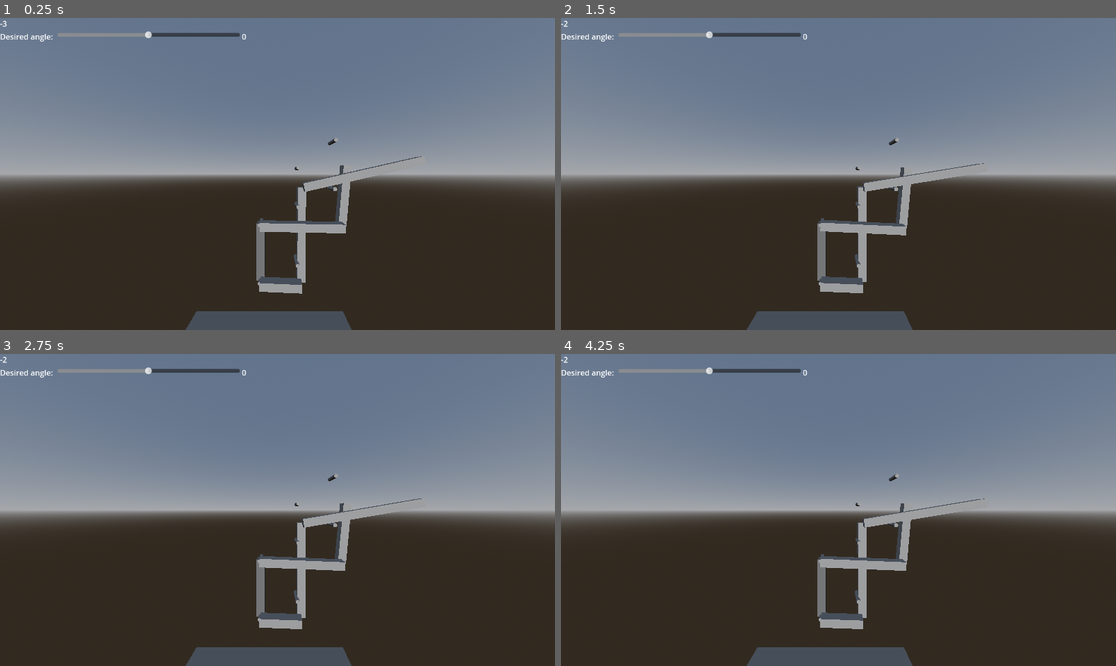
Above: before the commit, frames 1-4 (two rows, left to right).
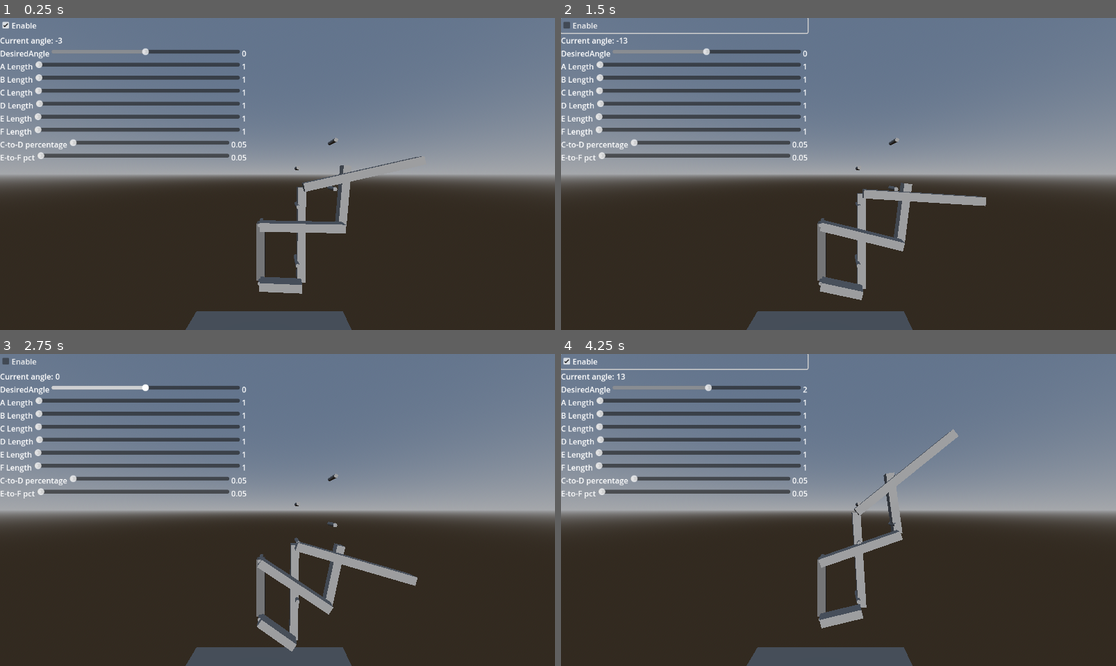
Above: after the commit, the same moments.

Repository: cxw42/godot-wings-demo
Game: Godot game, scene res://top_node.tscn
The game is run twice, just before and just after one commit, with the same random seed, the same clock (stepped at 60 frames per second) and the same inputs. The engine's default icon, where the game draws it, is replaced by a stand-in: a white triangle on a blue panel in a dark square.
Inputs (mouse positions are in pixels of both pictures, inside the frame that each line leads up to):
- Up to frame 1 (0.25 s): no input
- Up to frame 2 (1.5 s): click (683, 24) at 0.5 s, where only the run after the commit has a clickable "Enable"; tap Enter (ui_accept) at 1.25, 1.35 s; hold Right (ui_right) from 1.28 s (still down)
- Up to frame 3 (2.75 s): tap Enter (ui_accept) at 1.52, 1.82, 2.1, 2.27, 2.57 s; release Right (ui_right) at 2.03 s; hold Down (ui_down) from 2.03 s (still down)
- Up to frame 4 (4.25 s): release Down (ui_down) at 2.78 s; hold Right (ui_right) 2.78-3.53 s; tap Enter (ui_accept) at 2.85, 3.6, 3.77, 4.07 s; hold Up (ui_up) from 3.53 s (still down)

The runs differ from the first frame. In frame 1, 5.5% of the frame differs, in the area x 0-45%, y 0-47%; in frame 2, 7.8%; in frame 3, 8.9%, in the area x 0-76%, y 0-96%; in frame 4, 8.3%.

Commit message:
Add UI for interactive controls [WIP]

Diff:
--- /dev/null
+++ b/h_slider_label.gd
@@ -0,0 +1,22 @@
+extends HBoxContainer
+
+@onready var label: Label = $Label
+@onready var value_readout: Label = $ValueReadout
+@onready var slider: HSlider = $Slider
+
+@export_range(-1000,1000) var minimum
+@export_range(-1000,1000) var maximum
+
+@export var format_string: String = "%.f"
+
+signal value_changed(value: float)
+
+func _ready():
+    label.text = name
+    slider.min_value = minimum
+    slider.max_value = maximum
+    slider.step = (maximum-minimum)/100.0
+
+func _on_slider_value_changed(value: float) -> void:
+    value_changed.emit(value)
+    value_readout.text = format_string % value
--- /dev/null
+++ b/h_slider_label.tscn
@@ -0,0 +1,22 @@
+[gd_scene load_steps=2 format=3 uid="uid://b5x4ronrhv2tt"]
+
+[ext_resource type="Script" uid="uid://cr8kipclofwl6" path="res://h_slider_label.gd" id="1_lnv40"]
+
+[node name="HSliderLabel" type="HBoxContainer"]
+script = ExtResource("1_lnv40")
+
+[node name="Label" type="Label" parent="."]
+layout_mode = 2
+text = "Desired angle: "
+
+[node name="Slider" type="HSlider" parent="."]
+layout_mode = 2
+size_flags_horizontal = 3
+min_value = -90.0
+max_value = 90.0
+
+[node name="ValueReadout" type="Label" parent="."]
+layout_mode = 2
+text = "0"
+
+[connection signal="value_changed" from="Slider" to="." method="_on_slider_value_changed"]
--- a/top_node.tscn
+++ b/top_node.tscn
@@ -1,21 +1,135 @@
-[gd_scene load_steps=33 format=3 uid="uid://dv0180t8hngpc"]
-
-[ext_resource type="Texture2D" uid="uid://b17wt83q0xefi" path="res://icon.svg" id="1_o6vgj"]
+[gd_scene load_steps=28 format=3 uid="uid://dv0180t8hngpc"]
+
+[ext_resource type="PackedScene" uid="uid://b5x4ronrhv2tt" path="res://h_slider_label.tscn" id="2_fifn5"]
 
 [sub_resource type="GDScript" id="GDScript_fifn5"]
 resource_name = "top_node.gd"
 script/source = "extends Node3D
-@onready var b: RigidBody3D = $B
-@onready var target_angle_readout: Label = $HUD/Control/VBoxContainer/HBoxContainer/TargetAngleReadout
+@onready var b_beam: RigidBody3D = $B
+@onready var a_beam: StaticBody3D = $\"Base (A)\"
+@onready var c_beam: RigidBody3D = $C
+@onready var d_beam: RigidBody3D = $D
+@onready var e_beam: RigidBody3D = $E
+@onready var f_beam: RigidBody3D = $F
+@onready var a_to_b: HingeJoint3D = $\"A to B\"
+@onready var c_to_d: HingeJoint3D = $\"C to D\"
+@onready var b_to_d: HingeJoint3D = $\"B to D\"
+@onready var a_to_c: HingeJoint3D = $\"A to C\"
+@onready var c_to_e: HingeJoint3D = $\"C to E\"
+@onready var d_to_f: HingeJoint3D = $\"D to F\"
+@onready var e_to_f: HingeJoint3D = $\"E to F\"
+
+# Lengths of the beams (inches)
+var a: float
+var b: float
+var c: float
+var d: float
+var e: float
+var f: float
+
+# How far along the beams the mid-beam joints are
+var along_c_pct: float ## c->d pctage of the way along C, 0..1
+var along_f_pct: float ## e->f pctage of the way along F, 0..1
+
+## Resize a beam having a CSGMesh3D child and a CollisionShape3D child,
+## in that order.
+func resize_beam_(beam: Node3D, length_m: float):
+    if not beam:
+        return
+
+    var mesh := beam.get_child(0) as CSGMesh3D
+    var box := mesh.mesh as BoxMesh
+    box.size.y = length_m
+
+    var collision := beam.get_child(1) as CollisionShape3D
+    var shape := collision.shape as BoxShape3D
+    shape.size.y = length_m
+
+## inches to meters.  The GUI is in inches.
+func i2m(inches: float):
+    return inches/39.37
+
+func rebuild_():
+    if not is_inside_tree() or not a_to_b:
+        return
+
+    var a_m = i2m(a)
+    var b_m = i2m(b)
+    var c_m = i2m(c)
+    var d_m = i2m(d)
+    var e_m = i2m(e)
+    var f_m = i2m(f)
+
+    # Resize
+    resize_beam_(a_beam, a_m)
+    resize_beam_(b_beam, b_m)
+    resize_beam_(c_beam, c_m)
+    resize_beam_(d_beam, d_m)
+    resize_beam_(e_beam, e_m)
+    resize_beam_(f_beam, f_m)
+
+    # Reposition the end-of-beam joints, starting from the base (A).
+    # Each beam's Y axis extends along the beam, away from A.
+    a_to_b.global_position = a_beam.global_position - a_beam.global_basis.y * Vector3(0,a_m/2,0)
+    a_to_c.global_position = a_beam.global_position + a_beam.global_basis.y * Vector3(0,a_m/2,0)
+    b_to_d.global_position = a_to_b.global_position + b_beam.global_basis.y * Vector3(0,b_m,0)
+    c_to_e.global_position = c_beam.global_position + c_beam.global_basis.y * Vector3(0,c_m,0)
+    d_to_f.global_position = d_beam.global_position + d_beam.global_basis.y * Vector3(0,d_m,0)
+
+    # Central ones
+    c_to_d.global_position = c_beam.global_position + c_beam.global_basis.y * Vector3(0,c_m*along_c_pct,0)
+    e_to_f.global_position = f_beam.global_position + f_beam.global_basis.y * Vector3(0,f_m*along_f_pct,0)
 
 func _unhandled_input(event: InputEvent) -> void:
     if event.is_action_pressed(\"ui_cancel\"):
         get_tree().quit()
 
-
-func _on_desired_angle_changed(value: float) -> void:
-    b.desired_angle = value
-    target_angle_readout.text = \"%.f\" % value
+func _on_desired_angle_value_changed(value: float) -> void:
+    b_beam.desired_angle = value
+
+
+func _on_a_length_value_changed(value: float) -> void:
+    a = value
+    rebuild_()
+
+
+func _on_b_length_value_changed(value: float) -> void:
+    b = value
+    rebuild_()
+
+
+func _on_c_length_value_changed(value: float) -> void:
+    c = value
+    rebuild_()
+
+
+func _on_d_length_value_changed(value: float) -> void:
+    d = value
+    rebuild_()
+
+
+func _on_e_length_value_changed(value: float) -> void:
+    e = value
+    rebuild_()
+
+
+func _on_f_length_value_changed(value: float) -> void:
+    f = value
+    rebuild_()
+
+
+func _on_cto_d_percentage_value_changed(value: float) -> void:
+    along_c_pct = value
+    rebuild_()
+
+
+func _on_eto_f_pct_value_changed(value: float) -> void:
+    along_f_pct = value
+    rebuild_()
+
+
+func _on_check_box_toggled(toggled_on: bool) -> void:
+    b_beam.enabled = toggled_on
 "
 
 [sub_resource type="StandardMaterial3D" id="StandardMaterial3D_o6vgj"]
@@ -30,50 +144,16 @@
 [sub_resource type="BoxMesh" id="BoxMesh_o6vgj"]
 size = Vector3(40, 1, 40)
 
-[sub_resource type="GDScript" id="GDScript_o6vgj"]
-resource_name = "character_body_3d.gd"
-script/source = "extends CharacterBody3D
-
-
-const SPEED = 5.0
-const JUMP_VELOCITY = 4.5
-
-
-func _physics_process(delta: float) -> void:
-    # Add the gravity.
-    if not is_on_floor():
-        velocity += get_gravity() * delta
-
-    # Handle jump.
-    if Input.is_action_just_pressed(\"ui_accept\") and is_on_floor():
-        velocity.y = JUMP_VELOCITY
-
-    # Get the input direction and handle the movement/deceleration.
-    # As good practice, you should replace UI actions with custom gameplay actions.
-    var input_dir := Input.get_vector(\"ui_left\", \"ui_right\", \"ui_up\", \"ui_down\")
-    var direction := (transform.basis * Vector3(input_dir.x, 0, input_dir.y)).normalized()
-    if direction:
-        velocity.x = direction.x * SPEED
-        velocity.z = direction.z * SPEED
-    else:
-        velocity.x = move_toward(velocity.x, 0, SPEED)
-        velocity.z = move_toward(velocity.z, 0, SPEED)
-
-    move_and_slide()
-"
-
-[sub_resource type="CapsuleShape3D" id="CapsuleShape3D_fifn5"]
-
 [sub_resource type="PhysicsMaterial" id="PhysicsMaterial_o6vgj"]
+
+[sub_resource type="BoxMesh" id="BoxMesh_oc6vn"]
+size = Vector3(1, 7, 1)
+
+[sub_resource type="StandardMaterial3D" id="StandardMaterial3D_afxlr"]
+albedo_color = Color(0.419813, 0.419813, 0.419813, 1)
 
 [sub_resource type="BoxShape3D" id="BoxShape3D_fifn5"]
 size = Vector3(1, 7, 1)
-
-[sub_resource type="BoxMesh" id="BoxMesh_oc6vn"]
-size = Vector3(1, 7, 1)
-
-[sub_resource type="StandardMaterial3D" id="StandardMaterial3D_afxlr"]
-albedo_color = Color(0.419813, 0.419813, 0.419813, 1)
 
 [sub_resource type="PhysicsMaterial" id="PhysicsMaterial_fifn5"]
 
@@ -84,7 +164,7 @@
 
 @onready var a_to_b: HingeJoint3D = $\"../A to B\"
 
-@onready var angle_label: Label = $\"../HUD/Control/VBoxContainer/AngleLabel\"
+@onready var current_angle_label: Label = $\"../HUD/Control/VBoxContainer/HBoxContainer/CurrentAngleLabel\"
 
 @export var Kp: float = 100
 
@@ -94,11 +174,16 @@
 @export var y_force_max: float = 450
 @export var y_freq = 0.05
 
+@export var enabled: bool = true
+
 func _integrate_forces(state: PhysicsDirectBodyState3D) -> void:
+    if not enabled:
+        return
+
     # Get current angle w.r.t a_to_b
     var base_to_center = (global_position - a_to_b.global_position).normalized()
     var angle = rad_to_deg(atan2(base_to_center.y, base_to_center.x))
-    angle_label.text = \"%.f\" % angle
+    current_angle_label.text = \"%.f\" % angle
     var difference = desired_angle - angle
     var force = Kp*difference
     # var force = sin(2*PI*y_freq*Time.get_ticks_msec()/1000)
@@ -139,21 +224,6 @@
 [sub_resource type="BoxShape3D" id="BoxShape3D_a0w0v"]
 size = Vector3(1, 14.5, 1)
 
-[sub_resource type="GDScript" id="GDScript_oc6vn"]
-script/source = "extends Skeleton3D
-
-
-# Called when the node enters the scene tree for the first time.
-func _ready() -> void:
-    physical_bones_start_simulation()
-"
-
-[sub_resource type="BoxShape3D" id="BoxShape3D_o6vgj"]
-size = Vector3(1, 7, 1)
-
-[sub_resource type="BoxMesh" id="BoxMesh_fifn5"]
-size = Vector3(1, 7, 1)
-
 [sub_resource type="ProceduralSkyMaterial" id="ProceduralSkyMaterial_o6vgj"]
 
 [sub_resource type="Sky" id="Sky_fifn5"]
@@ -192,17 +262,6 @@
 [node name="CollisionShape3D" type="CollisionShape3D" parent="Stopper"]
 shape = SubResource("WorldBoundaryShape3D_ic01r")
 
-[node name="CharacterBody3D" type="CharacterBody3D" parent="."]
-transform = Transform3D(1, 0, 0, 0, 1, 0, 0, 0, 1, -2.2336, 1.76545, 0)
-visible = false
-script = SubResource("GDScript_o6vgj")
-
-[node name="CollisionShape3D" type="CollisionShape3D" parent="CharacterBody3D"]
-shape = SubResource("CapsuleShape3D_fifn5")
-
-[node name="Sprite3D" type="Sprite3D" parent="CharacterBody3D"]
-texture = ExtResource("1_o6vgj")
-
 [node name="Camera3D" type="Camera3D" parent="."]
 transform = Transform3D(1, 0, 0, 0, 1, 0, 0, 0, 1, 2.12363, 14.6625, 17.4076)
 fov = 97.5
@@ -214,12 +273,12 @@
 transform = Transform3D(1, 0, 0, 0, 1, 0, 0, 0, 1, 0, 5, 0)
 physics_material_override = SubResource("PhysicsMaterial_o6vgj")
 
-[node name="CollisionShape3D" type="CollisionShape3D" parent="Base (A)"]
-shape = SubResource("BoxShape3D_fifn5")
-
 [node name="CSGMesh3D" type="CSGMesh3D" parent="Base (A)"]
 mesh = SubResource("BoxMesh_oc6vn")
 material = SubResource("StandardMaterial3D_afxlr")
+
+[node name="CollisionShape3D" type="CollisionShape3D" parent="Base (A)"]
+shape = SubResource("BoxShape3D_fifn5")
 
 [node name="B" type="RigidBody3D" parent="."]
 transform = Transform3D(0.43218, 0.901787, 0, -0.901787, 0.43218, 0, 0, 0, 1, 2.26396, 2.57417, 1.01775)
@@ -335,20 +394,6 @@
 [node name="CSGCylinder3D" type="CSGCylinder3D" parent="E to F"]
 transform = Transform3D(1, 0, 0, 0, -4.37114e-08, -1, 0, 1, -4.37114e-08, 0, 0, 0)
 radius = 0.25
-
-[node name="Skeleton3D" type="Skeleton3D" parent="."]
-visible = false
-script = SubResource("GDScript_oc6vn")
-
-[node name="PhysicalBone3D" type="PhysicalBone3D" parent="Skeleton3D"]
-
-[node name="CollisionShape3D" type="CollisionShape3D" parent="Skeleton3D/PhysicalBone3D"]
-transform = Transform3D(1, 0, 0, 0, 1, 0, 0, 0, 1, 3.6077, 0, 0)
-shape = SubResource("BoxShape3D_o6vgj")
-
-[node name="CSGMesh3D" type="CSGMesh3D" parent="Skeleton3D/PhysicalBone3D"]
-transform = Transform3D(1, 0, 0, 0, 1, 0, 0, 0, 1, 3.6077, 0, 0)
-mesh = SubResource("BoxMesh_fifn5")
 
 [node name="WorldEnvironment" type="WorldEnvironment" parent="."]
 environment = SubResource("Environment_o6vgj")
@@ -374,27 +419,77 @@
 grow_horizontal = 2
 grow_vertical = 2
 
-[node name="AngleLabel" type="Label" parent="HUD/Control/VBoxContainer"]
+[node name="CheckBox" type="CheckBox" parent="HUD/Control/VBoxContainer"]
+layout_mode = 2
+button_pressed = true
+text = "Enable"
+
+[node name="HBoxContainer" type="HBoxContainer" parent="HUD/Control/VBoxContainer"]
+layout_mode = 2
+
+[node name="Label" type="Label" parent="HUD/Control/VBoxContainer/HBoxContainer"]
+layout_mode = 2
+text = "Current angle:"
+
+[node name="CurrentAngleLabel" type="Label" parent="HUD/Control/VBoxContainer/HBoxContainer"]
 custom_minimum_size = Vector2(20, 20)
 layout_mode = 2
-text = "angle
-"
-
-[node name="HBoxContainer" type="HBoxContainer" parent="HUD/Control/VBoxContainer"]
-layout_mode = 2
-
-[node name="Label" type="Label" parent="HUD/Control/VBoxContainer/HBoxContainer"]
-layout_mode = 2
-text = "Desired angle: "
-
-[node name="Slider" type="HSlider" parent="HUD/Control/VBoxContainer/HBoxContainer"]
-layout_mode = 2
-size_flags_horizontal = 3
-min_value = -90.0
-max_value = 90.0
-
-[node name="TargetAngleReadout" type="Label" parent="HUD/Control/VBoxContainer/HBoxContainer"]
-layout_mode = 2
-text = "0"
-
-[connection signal="value_changed" from="HUD/Control/VBoxContainer/HBoxContainer/Slider" to="." method="_on_desired_angle_changed"]
+text = "angle"
+
+[node name="DesiredAngle" parent="HUD/Control/VBoxContainer" instance=ExtResource("2_fifn5")]
+layout_mode = 2
+minimum = -90.0
+maximum = 90.0
+
+[node name="A Length" parent="HUD/Control/VBoxContainer" instance=ExtResource("2_fifn5")]
+layout_mode = 2
+minimum = 1.0
+maximum = 100.0
+
+[node name="B Length" parent="HUD/Control/VBoxContainer" instance=ExtResource("2_fifn5")]
+layout_mode = 2
+minimum = 1.0
+maximum = 100.0
+
+[node name="C Length" parent="HUD/Control/VBoxContainer" instance=ExtResource("2_fifn5")]
+layout_mode = 2
+minimum = 1.0
+maximum = 100.0
+
+[node name="D Length" parent="HUD/Control/VBoxContainer" instance=ExtResource("2_fifn5")]
+layout_mode = 2
+minimum = 1.0
+maximum = 100.0
+
+[node name="E Length" parent="HUD/Control/VBoxContainer" instance=ExtResource("2_fifn5")]
+layout_mode = 2
+minimum = 1.0
+maximum = 100.0
+
+[node name="F Length" parent="HUD/Control/VBoxContainer" instance=ExtResource("2_fifn5")]
+layout_mode = 2
+minimum = 1.0
+maximum = 100.0
+
+[node name="C-to-D percentage" parent="HUD/Control/VBoxContainer" instance=ExtResource("2_fifn5")]
+layout_mode = 2
+minimum = 0.05
+maximum = 1.0
+format_string = "%.2f"
+
+[node name="E-to-F pct" parent="HUD/Control/VBoxContainer" instance=ExtResource("2_fifn5")]
+layout_mode = 2
+minimum = 0.05
+maximum = 1.0
+format_string = "%.2f"
+
+[connection signal="toggled" from="HUD/Control/VBoxContainer/CheckBox" to="." method="_on_check_box_toggled"]
+[connection signal="value_changed" from="HUD/Control/VBoxContainer/DesiredAngle" to="." method="_on_desired_angle_value_changed"]
+[connection signal="value_changed" from="HUD/Control/VBoxContainer/A Length" to="." method="_on_a_length_value_changed"]
+[connection signal="value_changed" from="HUD/Control/VBoxContainer/B Length" to="." method="_on_b_length_value_changed"]
+[connection signal="value_changed" from="HUD/Control/VBoxContainer/C Length" to="." method="_on_c_length_value_changed"]
+[connection signal="value_changed" from="HUD/Control/VBoxContainer/D Length" to="." method="_on_d_length_value_changed"]
+[connection signal="value_changed" from="HUD/Control/VBoxContainer/E Length" to="." method="_on_e_length_value_changed"]
+[connection signal="value_changed" from="HUD/Control/VBoxContainer/F Length" to="." method="_on_f_length_value_changed"]
+[connection signal="value_changed" from="HUD/Control/VBoxContainer/C-to-D percentage" to="." method="_on_cto_d_percentage_value_changed"]
+[connection signal="value_changed" from="HUD/Control/VBoxContainer/E-to-F pct" to="." method="_on_eto_f_pct_value_changed"]
Not shown, added: h_slider_label.gd.uid
